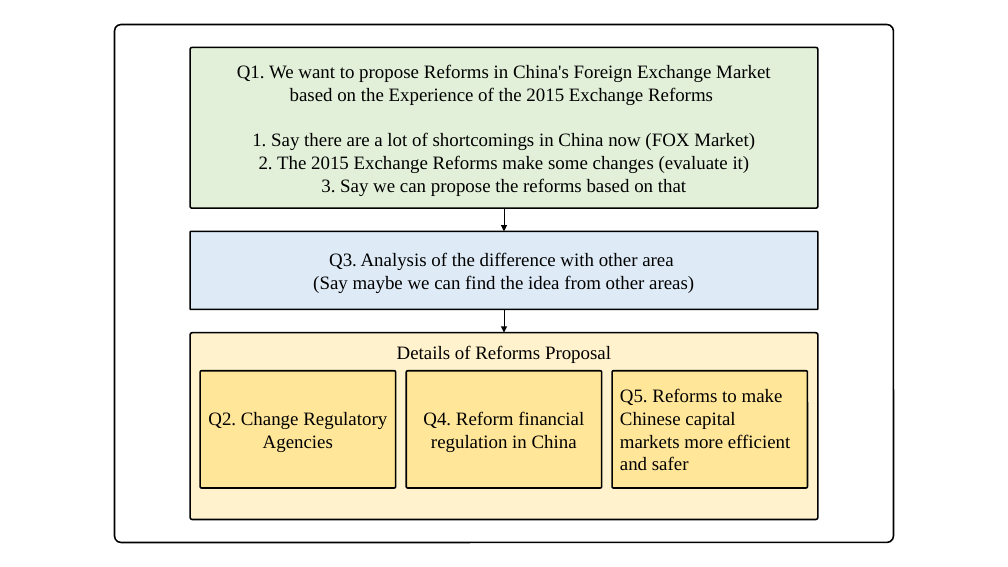
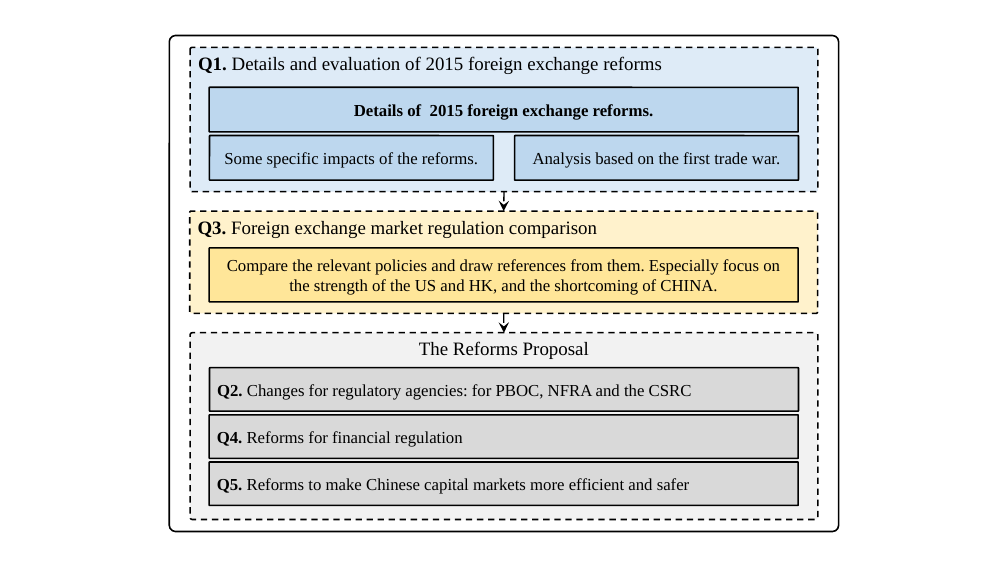
Before and after one commit to KarryRen/FMIC, a slide deck: slide 2 of Project/images.pptx. Drawn at 1008x567 pixels with LibreOffice and Linux fonts; fonts in the diff are those of the drawing. Boxes give left, top, right and bottom in pixels: in the first picture for what was removed or moved away, otherwise in the second. Text is boxed around its words. In the diff, an @@ line names an element or a change of style, - is before the commit and + after.

```diff
--- a/Project/images.pptx
+++ b/Project/images.pptx
@@ rounded rectangle resized from (x1=114, y1=24, x2=893, y2=542) to (x1=169, y1=36, x2=839, y2=532) @@
@@ rounded rectangle "Q1. Details and evaluation of ..." resized from (x1=190, y1=48, x2=817, y2=209) to (x1=190, y1=48, x2=817, y2=192) @@
@@ rounded rectangle "Q1. Details and evaluation of ..." at (x1=190, y1=48, x2=817, y2=192): vertical alignment middle to top; fill #E2F0D9 to #DEEBF7; outline #000000 1.5 pt to #000000 1.5 pt dashed @@
@@ text in rounded rectangle at (x1=198, y1=56, x2=662, y2=74): text changed @@
-Q1. We want to propose Reforms in China's Foreign Exchange Market
-based on the Experience of the 2015 Exchange Reforms
-1. Say there are a lot of shortcomings in China now (FOX Market)
-2. The 2015 Exchange Reforms make some changes (evaluate it)
-3. Say we can propose the reforms based on that
+Q1. Details and evaluation of 2015 foreign exchange reforms
@@ rounded rectangle added at (x1=209, y1=88, x2=799, y2=132), fill #BDD7EE, outline #000000 1.5 pt, 16 pt, text #000000, bold @@
+Details of 2015 foreign exchange reforms.
@@ rounded rectangle added at (x1=209, y1=135, x2=493, y2=180), fill #BDD7EE, outline #000000 1.5 pt, 16 pt, text #000000 @@
+Some specific impacts of the reforms.
@@ rounded rectangle added at (x1=515, y1=135, x2=799, y2=180), fill #BDD7EE, outline #000000 1.5 pt, 16 pt, text #000000 @@
+Analysis based on the first trade war.
@@ arrow moved from (504, 208) - (504, 231) to (504, 192) - (504, 211) @@
@@ arrow (504, 192) - (504, 211): stroke #000000 0.5 pt to #000000 1.25 pt; arrowheads changed @@
@@ rounded rectangle "Q3. Foreign exchange market regulation ..." resized from (x1=190, y1=231, x2=817, y2=309) to (x1=190, y1=211, x2=817, y2=313) @@
@@ rounded rectangle "Q3. Foreign exchange market regulation ..." at (x1=190, y1=211, x2=817, y2=313): vertical alignment middle to top; fill #DEEBF7 to #FFF2CC; outline #000000 1.5 pt to #000000 1.5 pt dashed @@
@@ text in rounded rectangle at (x1=198, y1=221, x2=597, y2=238): text changed @@
-Q3. Analysis of the difference with other area
-(Say maybe we can find the idea from other areas)
+Q3. Foreign exchange market regulation comparison
@@ rounded rectangle added at (x1=209, y1=248, x2=799, y2=302), fill #FFE699, outline #000000 1.5 pt, 16 pt, text #000000 @@
+Compare the relevant policies and draw references from them. Especially focus on the strength of the US and HK, and the shortcoming of CHINA.
@@ arrow moved from (504, 309) - (504, 333) to (504, 313) - (504, 333) @@
@@ arrow (504, 313) - (504, 333): stroke #000000 0.5 pt to #000000 1.25 pt; arrowheads changed @@
@@ rounded rectangle "The Reforms Proposal" at (x1=190, y1=333, x2=817, y2=520): fill #FFF2CC to #F2F2F2; outline #000000 1.5 pt to #000000 1.5 pt dashed @@
@@ text removed at (x1=397, y1=345, x2=611, y2=363) @@
-Details of Reforms Proposal
@@ text in rounded rectangle at (x1=419, y1=341, x2=589, y2=359): text added @@
+The Reforms Proposal
@@ rounded rectangle "Q2. Changes for regulatory agencies: ..." resized from (x1=200, y1=371, x2=396, y2=488) to (x1=209, y1=368, x2=799, y2=411) @@
@@ text in rounded rectangle at (x1=217, y1=384, x2=692, y2=400): text changed; size 18 to 16 pt @@
-Q2. Change Regulatory Agencies
+Q2. Changes for regulatory agencies: for PBOC, NFRA and the CSRC
@@ fill #FFE699 to #D9D9D9 in 3 elements at (x1=209, y1=462, x2=799, y2=506), (x1=209, y1=368, x2=799, y2=411), (x1=209, y1=415, x2=799, y2=459) @@
@@ rounded rectangle "Q4. Reforms for financial regulation" resized from (x1=406, y1=371, x2=602, y2=488) to (x1=209, y1=415, x2=799, y2=459) @@
@@ text in rounded rectangle at (x1=217, y1=431, x2=463, y2=447): text changed; size 18 to 16 pt @@
-Q4. Reform financial regulation in China
+Q4. Reforms for financial regulation
@@ rounded rectangle "Q5. Reforms to make Chinese ..." resized from (x1=613, y1=371, x2=808, y2=488) to (x1=209, y1=462, x2=799, y2=506) @@
@@ text in rounded rectangle at (x1=217, y1=478, x2=690, y2=494): text changed; size 18 to 16 pt @@
-Q5. Reforms to make Chinese capital markets more efficient
-and safer
+Q5. Reforms to make Chinese capital markets more efficient and safer
```
Also in this commit, not shown: 3 other slides changed, 2 slides added, 5 other files.
